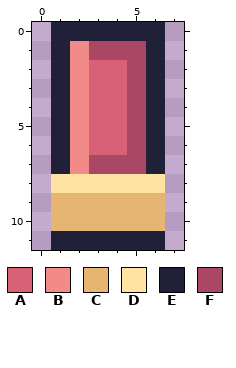
File history of a pixel-art file, assets/source/shell.aseprite. This is how it looked before the edit.
8x12 pixels, 1 frame.
Palette (. is transparent): A #d96176  B #f28b87  C #e5b571  D #ffe4a1  E #202139  F #a94764
The same view after the edit:
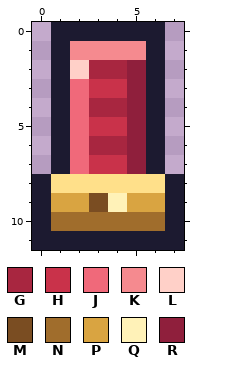
Colours new in this view: G #a82640  H #c9324a  J #f0697a  K #f58a8f  L #ffd0c8  M #7a4d22  N #a06d2c  P #d9a441  Q #fff2b8  R #8f1f3c
Diff:
colour D: #ffe4a1 -> #ffe08a
colour E: #202139 -> #1c1a30
Changed rows in their new state; - is a pixel that keeps its letter.
first column x 0:
 1 --KKKK--
 2 --LGGR--
 3 --JHHR--
 4 --JGGR--
 5 --JHHR--
 6 --JGGR--
 7 --JHHR--
 8 E------E
 9 EPPMQPPE
10 ENNNNNNE
11 E------E
Where, in picture pixels (left, top, right, bottom), the same in both pictures:
changed: (32, 22, 184, 250)
